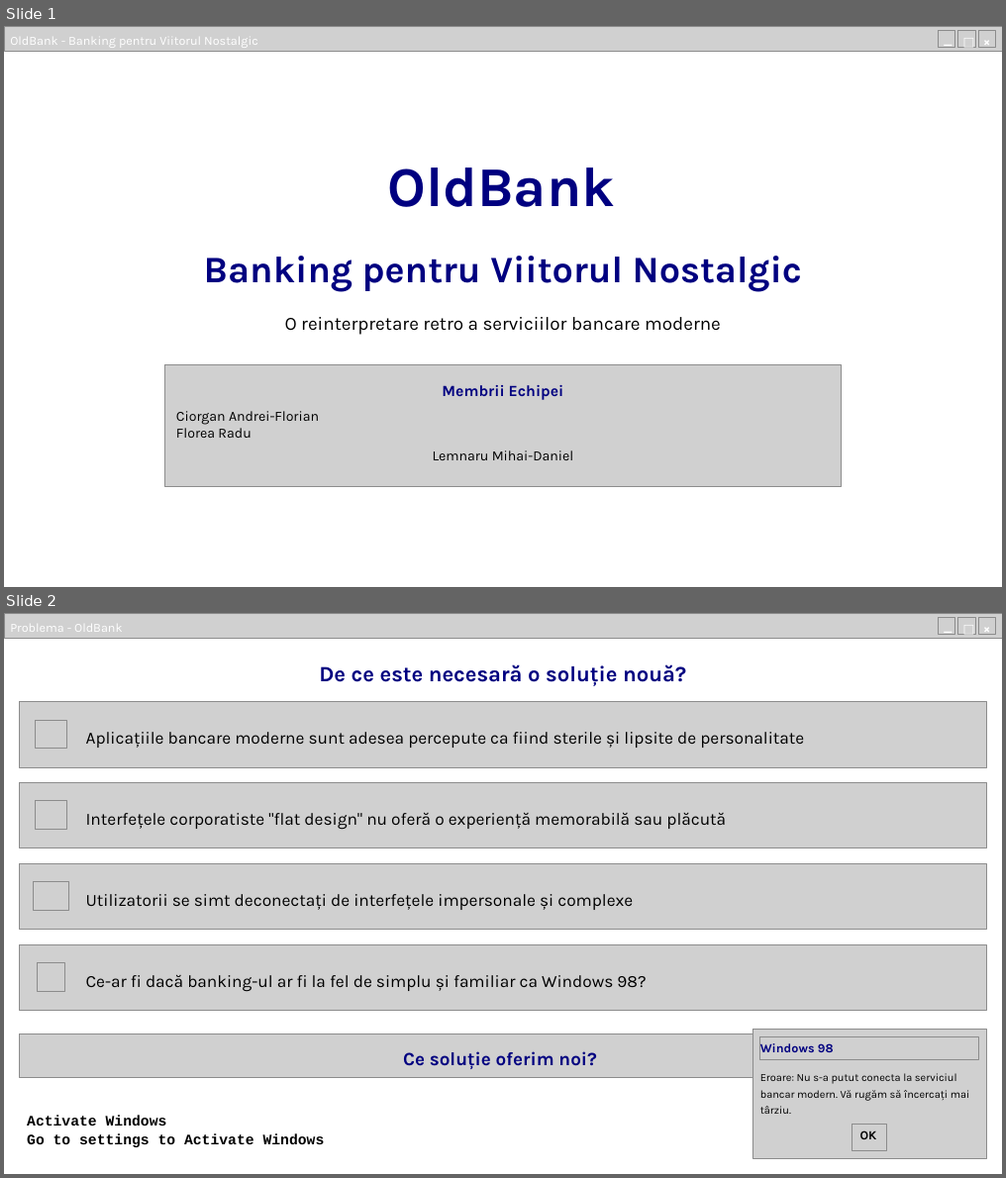
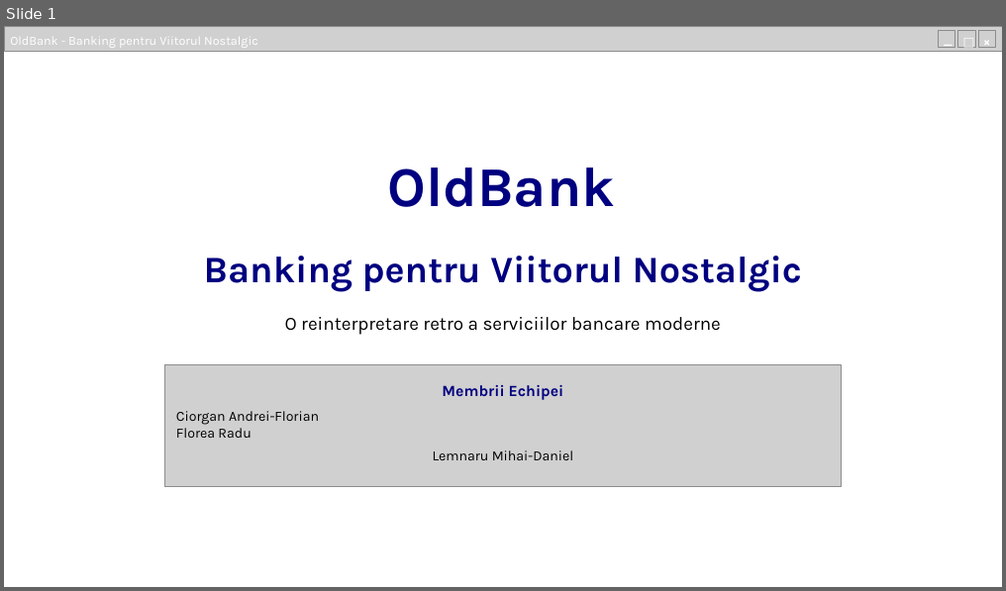
Before and after one commit to PXrotters/HackITAll, a slide deck: OldBank - Banking pentru Viitorul Nostalgic.pptx. Shown one above the other, each under a label of ours: slides 1 and 2 before the commit, slide 1 after it. The pictures are 1006x1178 and 1006x591 pixels, drawn with LibreOffice and Linux fonts; fonts in the diff are those of the drawing; grey boxes stand for pictures; background and template pictures are left out. Boxes give left, top, right and bottom in pixels: in the first picture for what was removed or moved away, otherwise in the second. Text is boxed around its words. In the diff, an @@ line names an element or a change of style, - is before the commit and + after.

```diff
--- a/OldBank - Banking pentru Viitorul Nostalgic.pptx
+++ b/OldBank - Banking pentru Viitorul Nostalgic.pptx
@@ slide 2 removed at [4, 613, 1002, 1174], background picture (left out) @@
@@ picture removed at [4, 613, 1002, 638] @@
@@ text removed at [10, 624, 123, 632] @@
-Problema - OldBank
@@ picture removed at [939, 617, 955, 634] @@
@@ text removed at [944, 617, 960, 634] @@
-_
@@ picture removed at [958, 617, 976, 634] @@
@@ text removed at [963, 617, 980, 634] @@
-□
@@ picture removed at [979, 617, 996, 634] @@
@@ text removed at [984, 617, 1001, 634] @@
-×
@@ text removed at [319, 664, 686, 686] @@
-De ce este necesară o soluție nouă?
@@ picture removed at [20, 702, 987, 768] @@
@@ picture removed at [35, 720, 67, 749] @@
@@ text removed at [86, 732, 804, 748] @@
-Aplicațiile bancare moderne sunt adesea percepute ca fiind sterile și lipsite de personalitate
@@ picture removed at [20, 783, 987, 849] @@
@@ picture removed at [35, 801, 67, 830] @@
@@ text removed at [86, 813, 726, 830] @@
-Interfețele corporatiste "flat design" nu oferă o experiență memorabilă sau plăcută
@@ picture removed at [20, 863, 987, 930] @@
@@ picture removed at [33, 881, 68, 910] @@
@@ text removed at [86, 894, 633, 910] @@
-Utilizatorii se simt deconectați de interfețele impersonale și complexe
@@ picture removed at [20, 946, 987, 1011] @@
@@ picture removed at [37, 963, 65, 992] @@
@@ text removed at [86, 975, 646, 992] @@
-Ce-ar fi dacă banking-ul ar fi la fel de simplu și familiar ca Windows 98?
@@ picture removed at [20, 1034, 987, 1077] @@
@@ text removed at [403, 1052, 596, 1069] @@
-Ce soluție oferim noi?
@@ picture removed at [752, 1029, 986, 1158] @@
@@ picture removed at [760, 1038, 979, 1059] @@
@@ text removed at [760, 1044, 834, 1053] @@
-Windows 98
@@ text removed at [760, 1073, 970, 1114] @@
-Eroare: Nu s-a putut conecta la serviciul bancar modern. Vă rugăm să încercați mai târziu.
@@ text removed at [27, 1116, 167, 1126] @@
-Activate Windows
@@ text removed at [27, 1134, 325, 1148] @@
-Go to settings to Activate Windows
@@ picture removed at [852, 1124, 887, 1151] @@
@@ text removed at [860, 1131, 877, 1140] @@
-OK
```
Also in this commit, not shown: 3 slides changed, 1 slide added, 7 other files.
